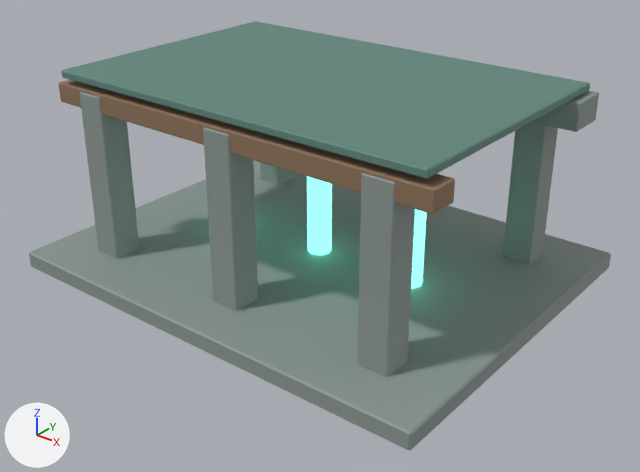
An edit to the glTF model assets/original/lumenreach_architecture/LumenVeilfallSanctuary.glb, drawn before and after from the same camera.
Both versions are drawn from a camera (50 mm lens) standing at (36.8, -46.0, 31.2) and looking at (1.2, -1.4, 3.5). The axes (+X, +Y, +Z) are drawn at lower left. The lights are the same throughout. The older version comes first. Vertices at exactly the same position are counted once.

Names of what the first picture shows: 'LumenVeilfallSanctuary'.
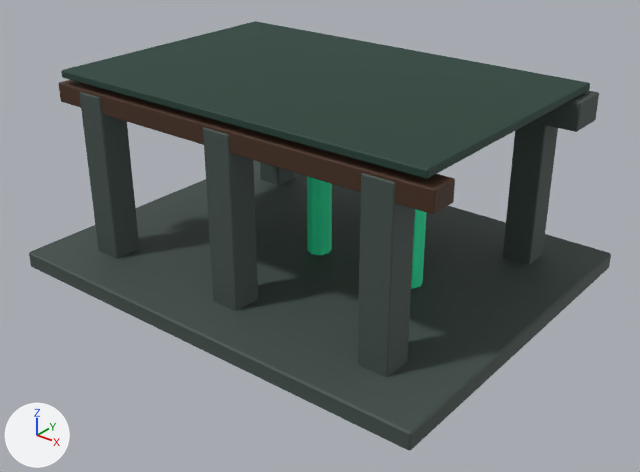
Where the change shows, as pixel boxes [x1, y1, x2, y2] in the pictures (640 x 472 px):
'LumenVeilfallSanctuary', recoloured, surface changed (darker)
    both: [29, 21, 611, 451]
part 1 of me_cube_459, recoloured (darker)
    both: [29, 91, 611, 451]
part 2 of me_cube_459, recoloured (darker)
    both: [58, 80, 455, 214]
part 3 of me_cube_459, recoloured (darker)
    both: [61, 21, 590, 179]
part 4 of me_cube_459, recoloured (darker)
    both: [307, 176, 427, 289]
part 5 of me_cube_459, surface changed (darker)
    both: [29, 21, 611, 451]

Edits to the bpy script that builds the scene:
```text
Add img_lumen_palette:
    img_lumen_palette = load_image('lumen_palette', '_unpacked/lumen_palette', 64, 64, 'sRGB')
Add mat_el_lumenreachpalette:
    mat_el_lumenreachpalette = principled_material('EL_LumenreachPalette')
    mat_el_lumenreachpalette.texture = img_lumen_palette
    mat_el_lumenreachpalette.roughness = 0.72
Change me_cube_459:
    where me_cube_459.from_pydata(...)  # 288 vertices, 524 faces; spans x -17.0..17.0, y -13.5..13.5, z -0.6..14.0
    used by ob_lumenveilfallsanctuary; location = (0.0, 0.0, 0.65)
    me_cube_459 part 1: all 352 faces that had it switch from mat_el_stone (grey #8b9793) to mat_el_lumenreachpalette (picture img_lumen_palette)
    me_cube_459 part 2: all 44 faces that had it switch from mat_el_wood (brown #8e7359) to mat_el_lumenreachpalette (picture img_lumen_palette)
    me_cube_459 part 3: all 44 faces that had it switch from mat_el_roof_alt (green #61867c) to mat_el_lumenreachpalette (picture img_lumen_palette)
    me_cube_459 part 4: all 84 faces that had it switch from mat_el_lumen (green #76f9d7, glowing green #78ffdc) to mat_el_lumenreachpalette (picture img_lumen_palette)
    me_cube_459 part 5: texture (UV) coordinates of 524 of 524 faces, centred in x -17.0..17.0, y -13.5..13.5, z -0.6..14.0, changed; they spanned u 0.0..1.0, v 0.0..1.0 and now span u 0.12..0.88, v 0.38..0.88
```
